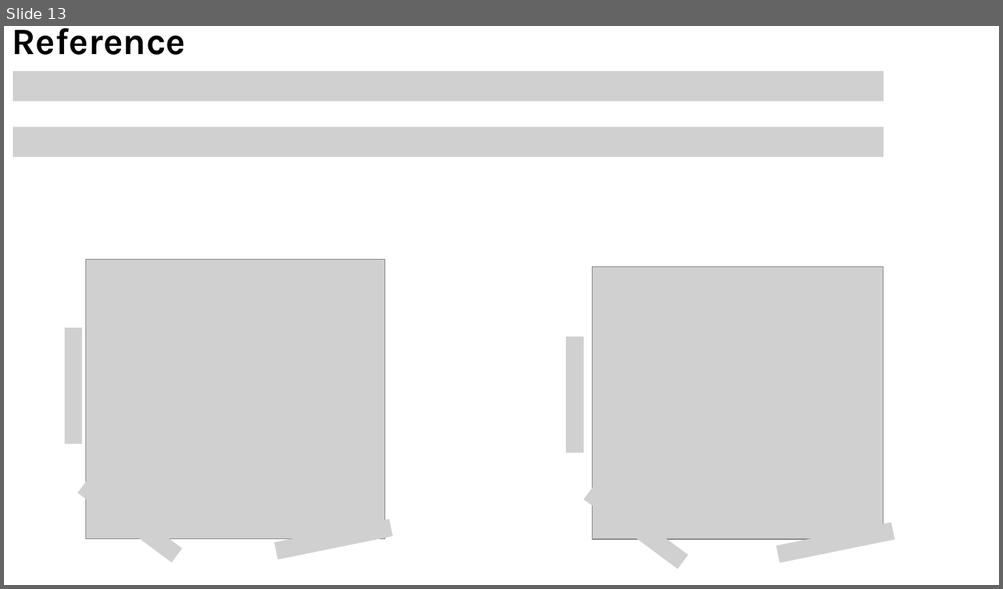
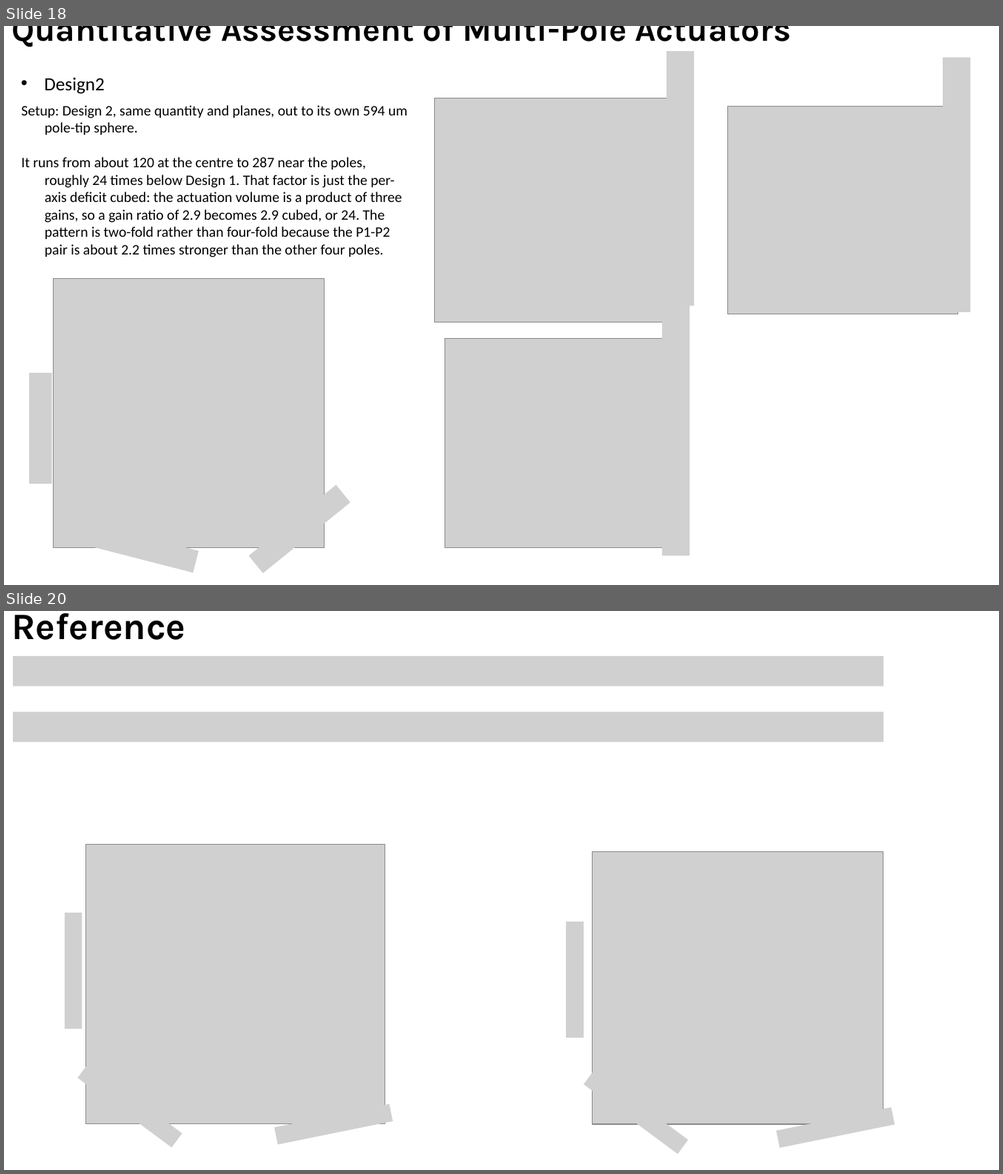
Before and after one commit to sss0933777958-afk/FEM_sim, a slide deck: magnetic_sim/ANSYS/main/figures/Paper_fig_V5.pptx. Shown one above the other, each under a label of ours: slide 13 before the commit, slides 18 and 20 after it; the slides between them are not shown. The pictures are 1003x589 and 1003x1174 pixels, drawn with LibreOffice and Linux fonts; fonts in the diff are those of the drawing; grey boxes stand for pictures. Boxes give left, top, right and bottom in pixels: in the first picture for what was removed or moved away, otherwise in the second. Text is boxed around its words. In the diff, an @@ line names an element or a change of style, - is before the commit and + after.

```diff
--- a/magnetic_sim/ANSYS/main/figures/Paper_fig_V5.pptx
+++ b/magnetic_sim/ANSYS/main/figures/Paper_fig_V5.pptx
@@ slide 18 added at box(4, 26, 999, 585), background #FFFFFF @@
@@ title added at box(11, 26, 791, 47), 32.4 pt, text #000000, bold @@
+Quantitative Assessment of Multi-Pole Actuators
@@ picture added at box(667, 51, 694, 306) @@
@@ picture added at box(943, 57, 970, 312) @@
@@ text added at box(44, 77, 104, 94), 18 pt, text #000000 @@
+• Design2
@@ text added at box(21, 105, 407, 258), 14 pt, text #000000 @@
+Setup: Design 2, same quantity and planes, out to its own 594 um pole-tip sphere.
+It runs from about 120 at the centre to 287 near the poles, roughly 24 times below Design 1. That factor is just the per-axis deficit cubed: the actuation volume is a product of three gains, so a gain ratio of 2.9 becomes 2.9 cubed, or 24. The pattern is two-fold rather than four-fold because the P1-P2 pair is about 2.2 times stronger than the other four poles.
@@ picture added at box(435, 99, 686, 322) @@
@@ picture added at box(727, 107, 957, 314) @@
@@ rectangle added at box(946, 178, 973, 247), fill #FFFFFF @@
@@ rectangle added at box(673, 185, 700, 254), fill #FFFFFF @@
@@ picture added at box(662, 301, 689, 556) @@
@@ picture added at box(445, 338, 679, 548) @@
@@ group added at box(30, 278, 350, 574): 4 pictures @@
@@ rectangle added at box(666, 416, 692, 485), fill #FFFFFF @@
@@ what was slide 13 is now slide 20 @@
```
Also in this commit, not shown: 9 slides changed, 6 other slides added, 33 other files.
